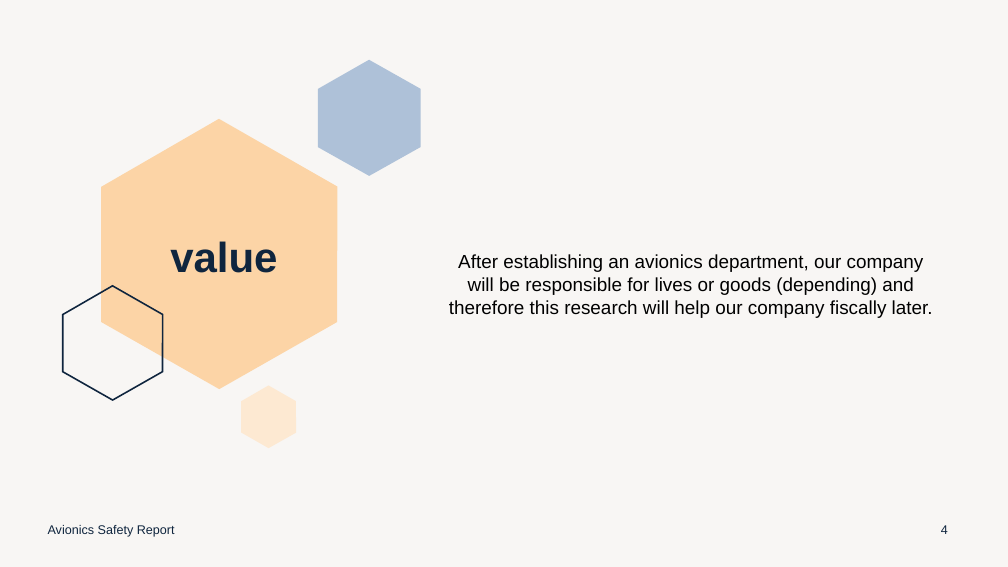
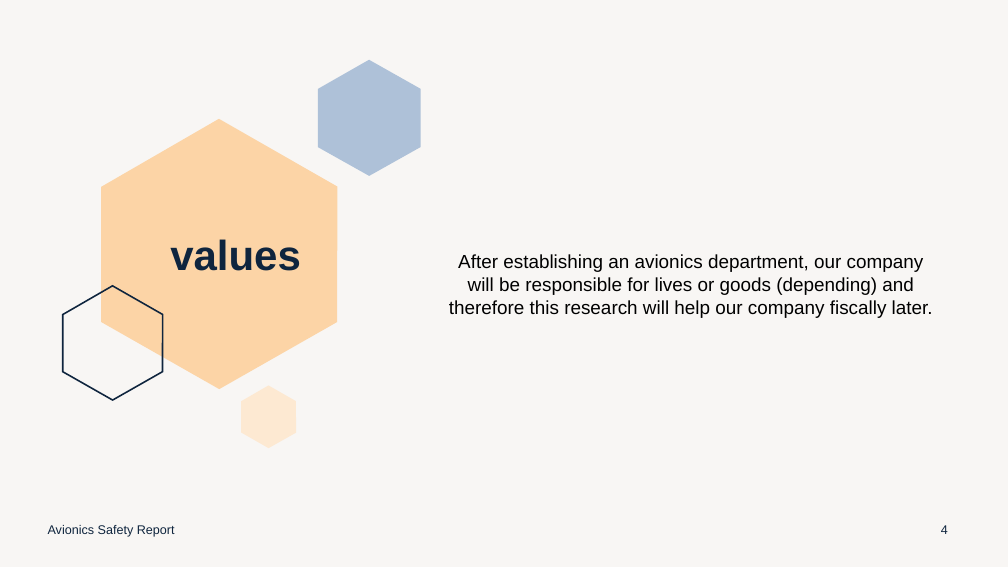
Before and after one commit to falloutb1tch/AvionicSafetyReport, a slide deck: slide 4 of presentation_Slide/Avionics Safety Report.pptx. Drawn at 1008x567 pixels with LibreOffice and Linux fonts; fonts in the diff are those of the drawing. Boxes give left, top, right and bottom in pixels: in the first picture for what was removed or moved away, otherwise in the second. Text is boxed around its words. In the diff, an @@ line names an element or a change of style, - is before the commit and + after.

Commit message:
Update

```diff
--- a/presentation_Slide/Avionics Safety Report.pptx
+++ b/presentation_Slide/Avionics Safety Report.pptx
@@ text at (170, 239, 301, 271): text changed @@
-value
+values
```
Also in this commit, not shown: 2 other slides changed.
